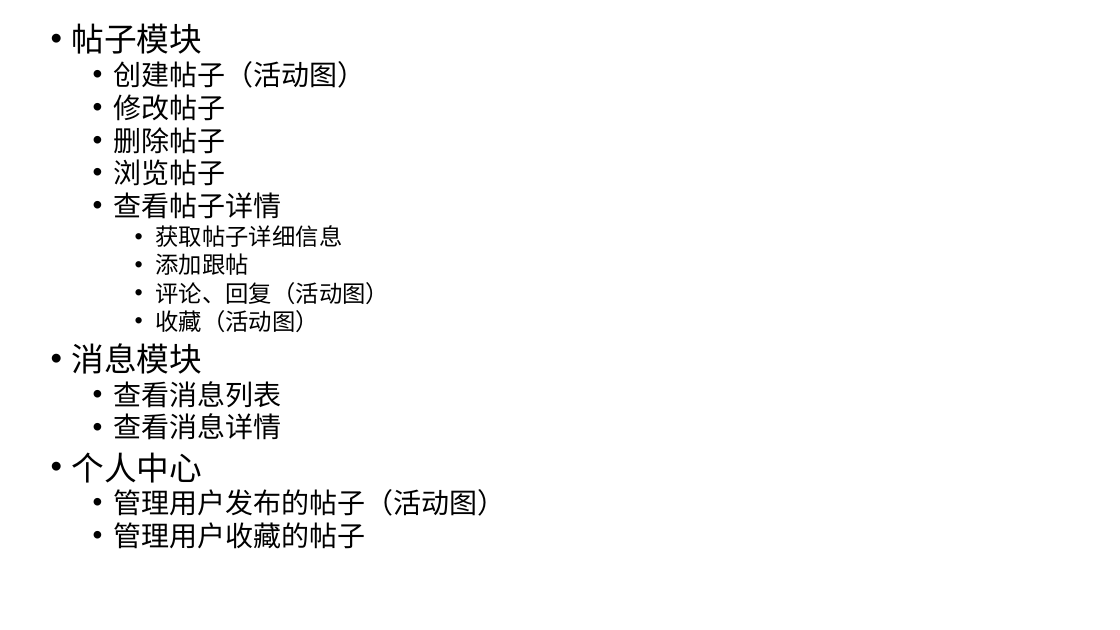
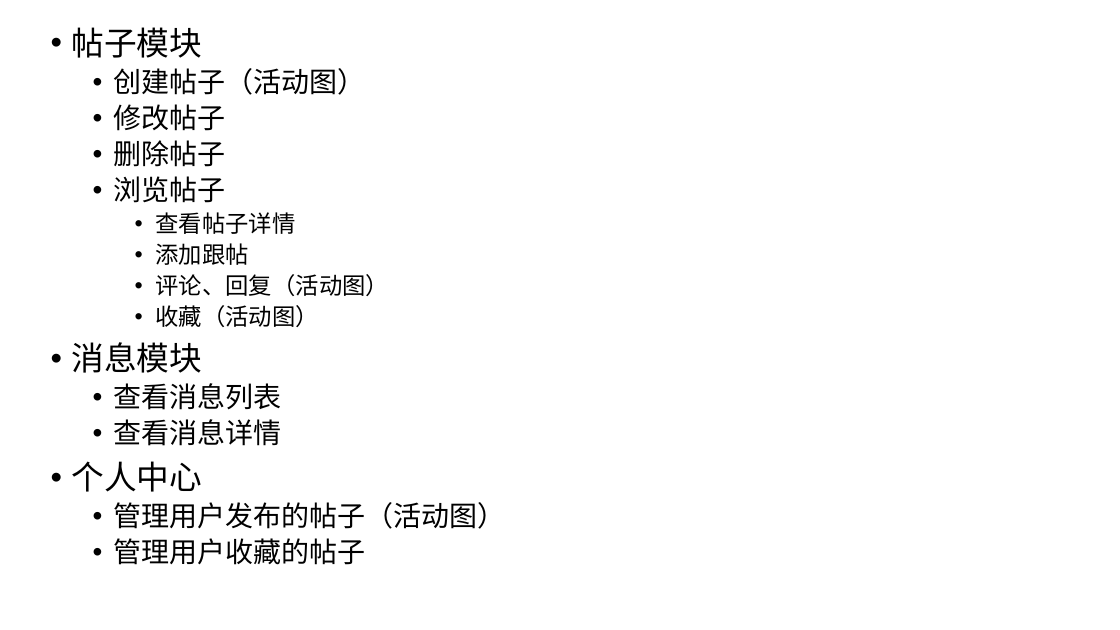
Before and after one commit to hello2333/ShareProj, a slide deck: slide 9 of doc/hibbs.pptx. Drawn at 1120x630 pixels with LibreOffice and Linux fonts; fonts in the diff are those of the drawing. Boxes give left, top, right and bottom in pixels: in the first picture for what was removed or moved away, otherwise in the second. Text is boxed around its words. In the diff, an @@ line names an element or a change of style, - is before the commit and + after.

```diff
--- a/doc/hibbs.pptx
+++ b/doc/hibbs.pptx
@@ text "帖子模块" at (x1=72, y1=27, x2=506, y2=565): size 24 to 20 pt in "查看帖子详情"; line spacing 0.8 to 0.9; list level 2 to 3 in "查看帖子详情" @@
@@ text at (x1=156, y1=225, x2=343, y2=247): paragraph removed @@
-    • 获取帖子详细信息
```
Also in this commit, not shown: 1 other file.
